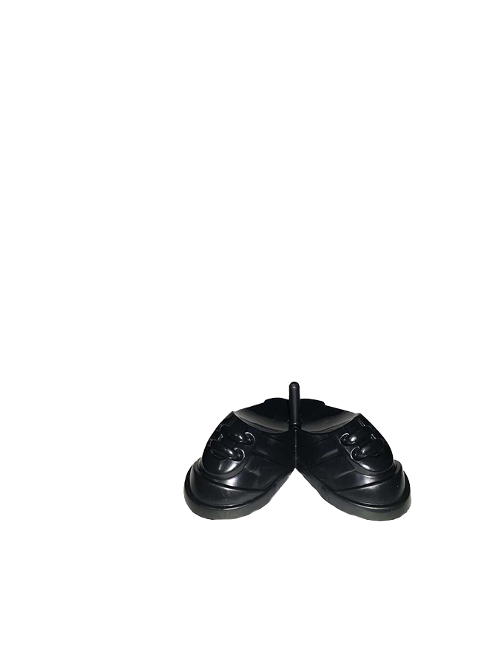
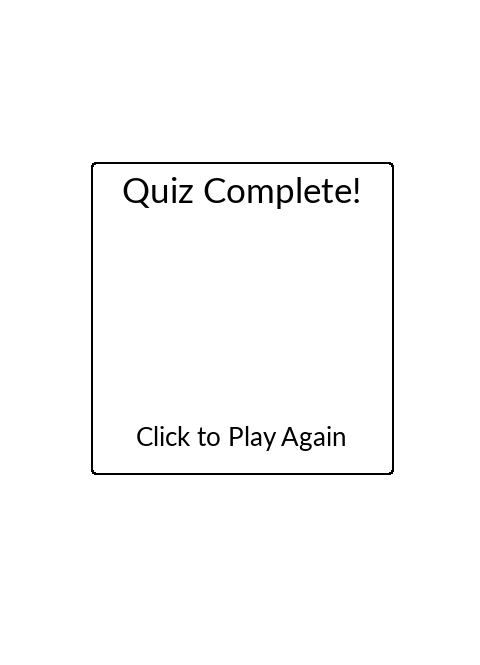
Layer changes from the first 480 x 665 image to the second:
hid "shoes" over [182,381,412,522]
added layer "Quiz Complete! ..." above "endscreen" over [123,177,359,451]
added layer "endscreen" above "potato_garden" over [91,162,394,475]
